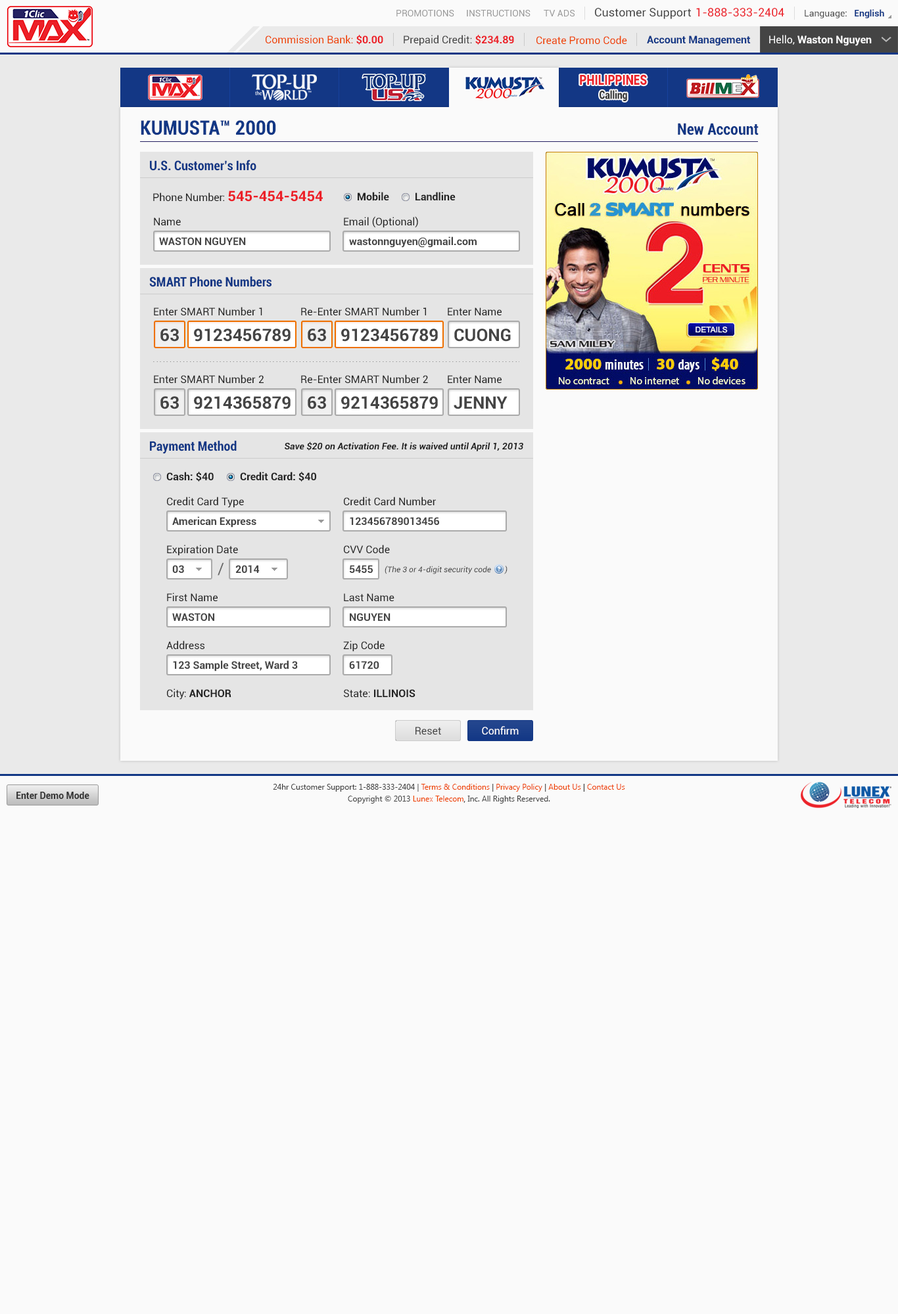
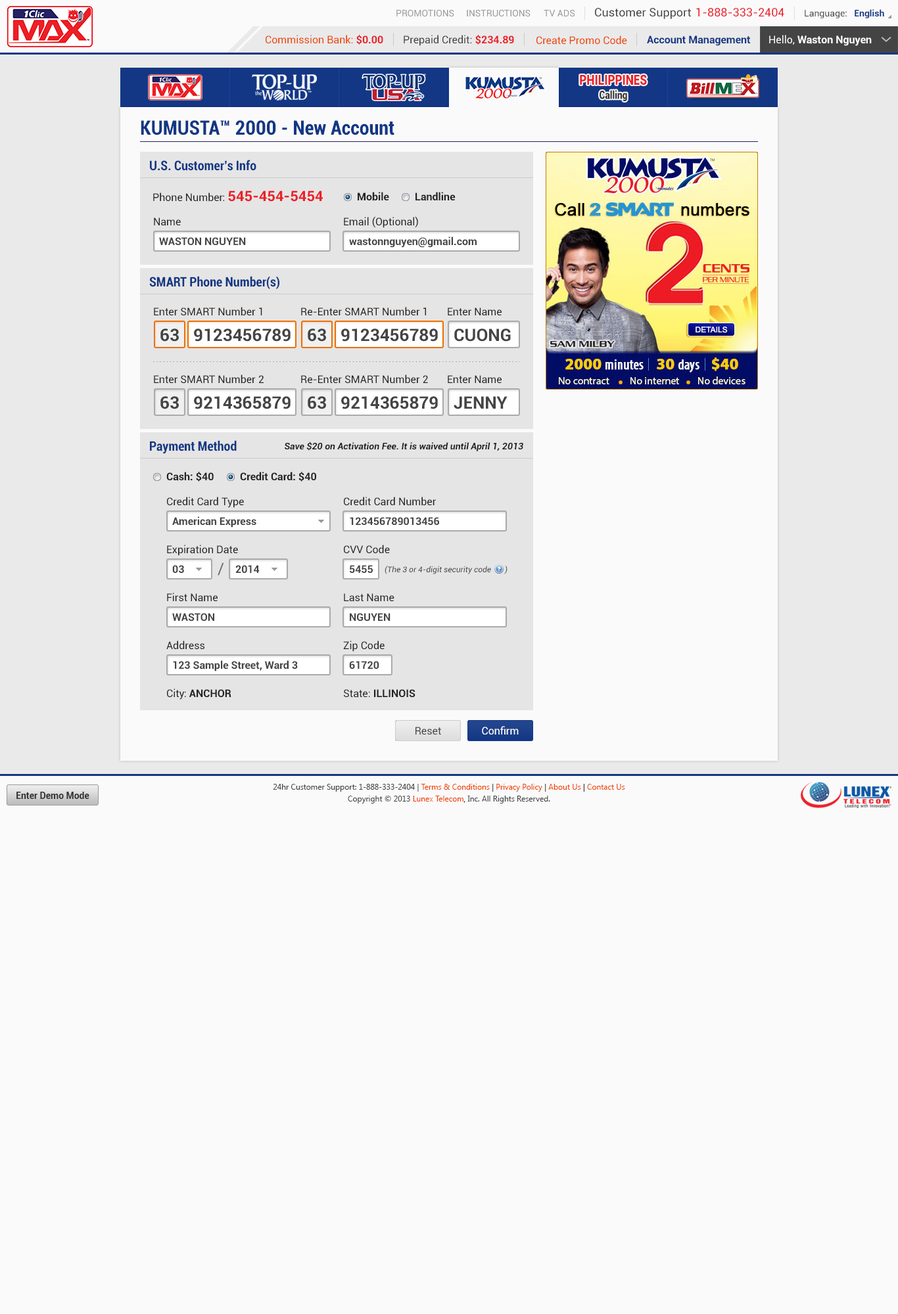
Layers edited between the first and the second 898px x 1314px image:
renamed "KUMUSTA™ 2000" to "KUMUSTA™ 2000 - New Account", painted on it over [left=281, top=120, right=395, bottom=136]
removed layer "New Account" from group "header" over [left=677, top=122, right=759, bottom=136]
renamed "SMART Phone Numbers" to "SMART Phone Number(s)", painted on it over [left=266, top=275, right=280, bottom=290]
